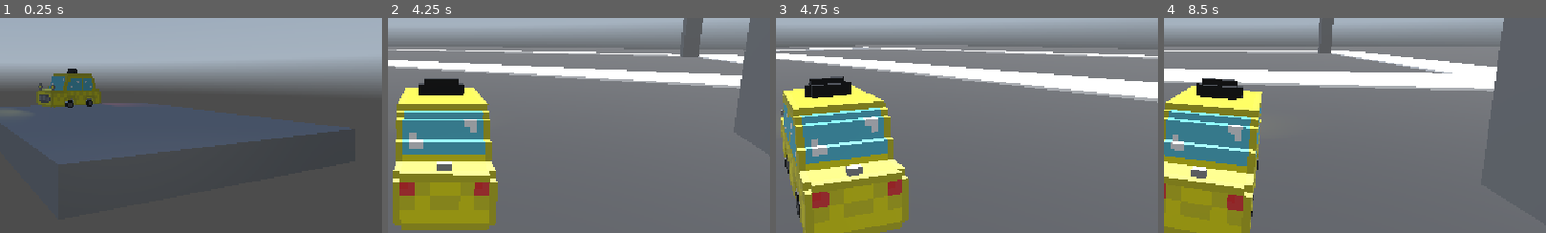
Above: before the commit, frames 1-4 (left to right).
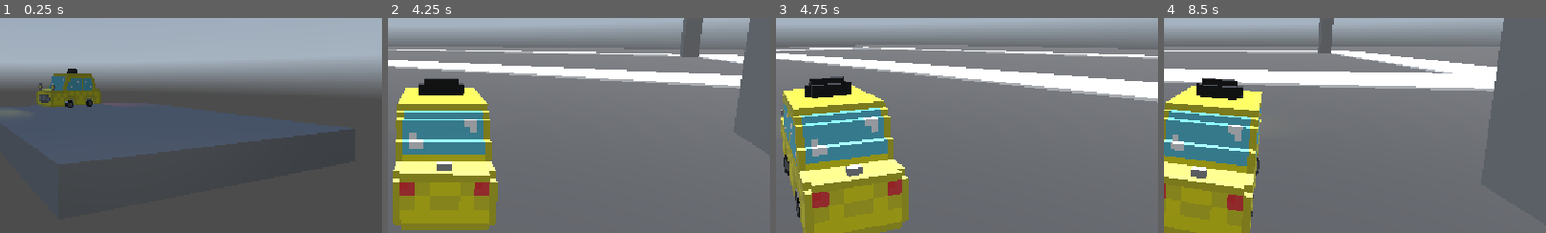
Above: after the commit, the same moments.

Repository: RafaeloxMC/super-taxi-sim
Game: Godot game, scene res://scenes/main_menu.tscn
Same seed, same stepped clock (60 frames per second), same inputs: the game is played once before the commit and once after it. A sky picture missing from this copy of the repository is replaced by a grey-blue gradient.
Inputs:
- Up to frame 1 (0.25 s): no input
- Up to frame 2 (4.25 s): click "Play" at 0.5 s; tap Enter at 1.25 s; hold D (steer_right) 1.28-2.03 s; tap Alt at 1.35, 2.85 s; hold S (brake) 2.03-2.78 s; tap Shift at 2.1, 3.6 s; hold D (steer_right) 2.78-3.53 s; hold W (accelerate) from 3.53 s (still down)
- Up to frame 3 (4.75 s): release W (accelerate) at 4.28 s; hold A (steer_left) from 4.28 s (still down); tap Alt at 4.35 s
- Up to frame 4 (8.5 s): tap Shift at 5.1, 6.6, 8.1 s; tap Space at 5.75 s; release A (steer_left) at 5.78 s; hold S (brake) 5.78-6.53 s; tap Alt at 5.85, 7.35 s; hold D (steer_right) 6.53-7.28 s; hold W (accelerate) 7.28-8.03 s; hold D (steer_right) from 8.03 s (still down)
The pictures show only the part of the screen within x 44-94%, y 36-86%; the shares and areas given below are measured in that part.

Frames 1-2 are identical in both runs. In frame 3, 0.1% of the frame differs, in the area x 2-7%, y 63-93%; in frame 4, less than 0.1%.

Commit message:
Add spinning wheels to car when driving

Diff:
--- a/scenes/taxi.tscn
+++ b/scenes/taxi.tscn
@@ -41,17 +41,29 @@
 [node name="Wheels" type="Node3D" parent="Car/Model"]
 transform = Transform3D(10, 0, 0, 0, 10, 0, 0, 0, 10, -1.9850981, 0, 0)
 
-[node name="br" parent="Car/Model/Wheels" instance=ExtResource("4_vmegq")]
-transform = Transform3D(0.1, 0, 0, 0, 0.1, 0, 0, 0, 0.1, -0.6010971, 0, -0.70182025)
+[node name="br" type="Node3D" parent="Car/Model/Wheels"]
+transform = Transform3D(1, 0, 0, 0, 1, 0, 0, 0, 1, -0.65, 0.2, -0.8)
 
-[node name="bl" parent="Car/Model/Wheels" instance=ExtResource("4_vmegq")]
-transform = Transform3D(0.1, 0, 0, 0, 0.1, 0, 0, 0, 0.1, 0.6977912, -0.00020113587, -0.70182025)
+[node name="Wheel" parent="Car/Model/Wheels/br" instance=ExtResource("4_vmegq")]
+transform = Transform3D(0.1, 0, 0, 0, 0.1, 0, 0, 0, 0.1, 0.049999952, -0.2, 0.100000024)
 
-[node name="fr" parent="Car/Model/Wheels" instance=ExtResource("4_vmegq")]
-transform = Transform3D(0.1, 0, 0, 0, 0.1, 0, 0, 0, 0.1, -0.6010971, 0, 0.5981357)
+[node name="bl" type="Node3D" parent="Car/Model/Wheels"]
+transform = Transform3D(1, 0, 0, 0, 1, 0, 0, 0, 1, 0.65, 0.2, -0.8)
 
-[node name="fl" parent="Car/Model/Wheels" instance=ExtResource("4_vmegq")]
-transform = Transform3D(0.1, 0, 0, 0, 0.1, 0, 0, 0, 0.1, 0.6977912, -0.00044983625, 0.5981357)
+[node name="Wheel" parent="Car/Model/Wheels/bl" instance=ExtResource("4_vmegq")]
+transform = Transform3D(0.1, 0, 0, 0, 0.1, 0, 0, 0, 0.1, 0.050000012, -0.2, 0.100000024)
+
+[node name="fr" type="Node3D" parent="Car/Model/Wheels"]
+transform = Transform3D(1, 0, 0, 0, 1, 0, 0, 0, 1, -0.65, 0.2, 0.5)
+
+[node name="Wheel" parent="Car/Model/Wheels/fr" instance=ExtResource("4_vmegq")]
+transform = Transform3D(0.1, 0, 0, 0, 0.1, 0, 0, 0, 0.1, 0.049999952, -0.2, 0.100000024)
+
+[node name="fl" type="Node3D" parent="Car/Model/Wheels"]
+transform = Transform3D(1, 0, 0, 0, 1, 0, 0, 0, 1, 0.65, 0.2, 0.5)
+
+[node name="Wheel" parent="Car/Model/Wheels/fl" instance=ExtResource("4_vmegq")]
+transform = Transform3D(0.1, 0, 0, 0, 0.1, 0, 0, 0, 0.1, 0.050000012, -0.2, 0.100000024)
 
 [node name="CollisionShape3D" type="CollisionShape3D" parent="."]
 transform = Transform3D(2.25, 0, 0, 0, 2.25, 0, 0, 0, 2.25, 0, 1.1355244, 0)
--- a/scripts/taxi.gd
+++ b/scripts/taxi.gd
@@ -11,11 +11,15 @@
 
 var smoothed = 0
 
+var wheel_step = 0.01
+
 @onready var car_mesh = $Car
 @onready var body_mesh = $Car/Model
 @onready var ground_ray = $Car/RayCast3D
 @onready var right_wheel = $Car/Model/Wheels/fr
 @onready var left_wheel = $Car/Model/Wheels/fl
+@onready var right_wheelb = $Car/Model/Wheels/br
+@onready var left_wheelb = $Car/Model/Wheels/bl
 
 func _ready():
 	lock_rotation = true
@@ -30,6 +34,14 @@
 	var vel: Vector3 = self.linear_velocity
 	var speed_mps: float = vel.length()
 	GameManager.speed = speed_mps * 3.6
+
+	var forward_velocity: float = -linear_velocity.dot(car_mesh.global_transform.basis.z)
+	var wheel_rotation_speed: float = forward_velocity * wheel_step * -1
+
+	left_wheel.rotation.x += wheel_rotation_speed
+	right_wheel.rotation.x += wheel_rotation_speed
+	left_wheelb.rotation.x += wheel_rotation_speed
+	right_wheelb.rotation.x += wheel_rotation_speed
 
 	if not ground_ray.is_colliding():
 		return
